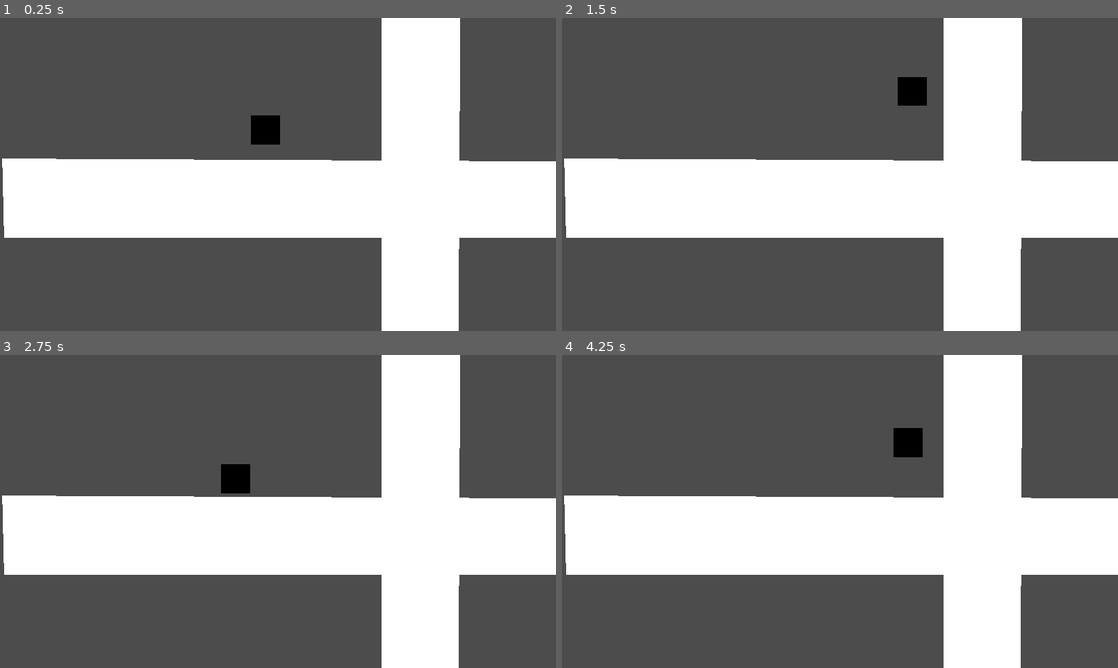
Above: before the commit, frames 1-4 (two rows, left to right).
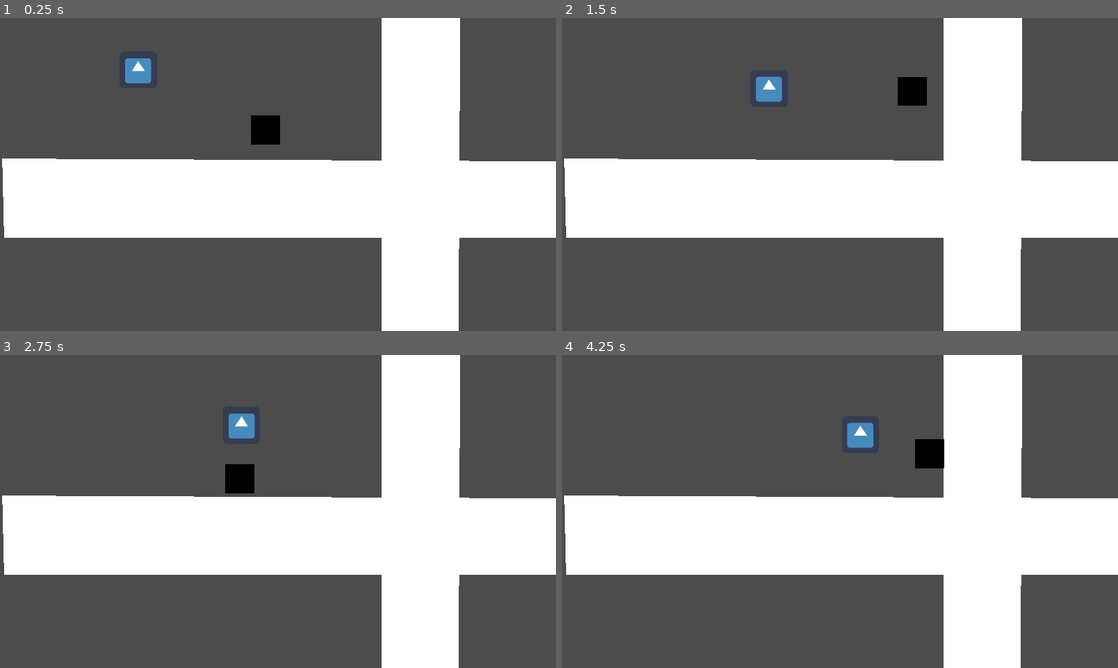
Above: after the commit, the same moments.

Repository: gabs-passarinho-garcia/moonLightJamPWojeto
Game: Godot game, scene res://menus/main_menu.tscn
Same seed, same stepped clock (60 frames per second), same inputs: the game is played once before the commit and once after it. The engine's default icon, where the game draws it, is replaced by a stand-in: a white triangle on a blue panel in a dark square.
Inputs:
- Up to frame 1 (0.25 s): no input
- Up to frame 2 (1.5 s): hold D (right) from 0.53 s (still down); tap W (jump) at 0.6, 0.77, 1.07, 1.35 s
- Up to frame 3 (2.75 s): tap W (jump) at 1.52, 1.82, 2.1 s; release D (right) at 2.03 s; hold A (left) from 2.03 s (still down)
- Up to frame 4 (4.25 s): release A (left) at 2.78 s; hold D (right) from 2.78 s (still down); tap W (jump) at 2.85, 3.02, 3.32, 3.6, 3.77, 4.07 s

The runs differ from the first frame. In frame 1, 0.4% of the frame differs, in the area x 22-28%, y 12-21%; in frame 2, 0.4%; in frame 3, 0.5%; in frame 4, 1.2%, in the area x 51-69%, y 21-37%.

Commit message:
correcao wall jump e codigo do morcego

Diff:
--- /dev/null
+++ b/pwojeto/Scenes/Bat.tscn
@@ -0,0 +1,47 @@
+[gd_scene load_steps=6 format=2]
+
+[ext_resource path="res://Scripts/Morcego.gd" type="Script" id=1]
+[ext_resource path="res://icon.png" type="Texture" id=2]
+
+[sub_resource type="RectangleShape2D" id=4]
+extents = Vector2( 61.4362, 60.6278 )
+
+[sub_resource type="SpriteFrames" id=2]
+animations = [ {
+"frames": [ ExtResource( 2 ) ],
+"loop": true,
+"name": "default",
+"speed": 5.0
+}, {
+"frames": [  ],
+"loop": true,
+"name": "New Anim",
+"speed": 5.0
+} ]
+
+[sub_resource type="CircleShape2D" id=3]
+radius = 655.591
+
+[node name="Bat" type="KinematicBody2D"]
+script = ExtResource( 1 )
+
+[node name="CollisionShape2D" type="CollisionShape2D" parent="."]
+shape = SubResource( 4 )
+
+[node name="AnimatedSprite" type="AnimatedSprite" parent="."]
+scale = Vector2( 2, 2 )
+frames = SubResource( 2 )
+playing = true
+
+[node name="Range" type="Area2D" parent="."]
+
+[node name="CollisionShape2D" type="CollisionShape2D" parent="Range"]
+shape = SubResource( 3 )
+
+[node name="RayCast2D" type="RayCast2D" parent="."]
+
+[node name="KnockbackTimer" type="Timer" parent="."]
+wait_time = 0.1
+one_shot = true
+[connection signal="body_entered" from="Range" to="." method="_on_Area2D_body_entered"]
+[connection signal="body_exited" from="Range" to="." method="_on_Range_body_exited"]
--- a/pwojeto/Scenes/Character.tscn
+++ b/pwojeto/Scenes/Character.tscn
@@ -7,7 +7,9 @@
 
 [sub_resource type="AnimatedTexture" id=2]
 
-[node name="Character" type="KinematicBody2D"]
+[node name="Character" type="KinematicBody2D" groups=[
+"character",
+]]
 script = ExtResource( 1 )
 
 [node name="CollisionShape2D" type="CollisionShape2D" parent="."]
--- a/pwojeto/Scripts/Character.gd
+++ b/pwojeto/Scripts/Character.gd
@@ -56,6 +56,7 @@
 		$WallJumpTimer.start()
 		damage(wall_jump_cost)
 		has_wall_jump=false
+		$Sprite.flip_h=(not $Sprite.flip_h)
 func damage(damage):
 	life-=damage
 	if life<0:
--- /dev/null
+++ b/pwojeto/Scripts/Morcego.gd
@@ -0,0 +1,39 @@
+extends KinematicBody2D
+var alvo=null
+var velocity=Vector2(0,0)
+var SPEED=200
+var DAMAGE=25
+var knockback_speed=1000
+func _physics_process(delta):
+	if alvo!=null and $KnockbackTimer.is_stopped():
+		velocity=alvo.global_position-global_position
+		velocity=velocity.normalized()*SPEED
+	elif $KnockbackTimer.is_stopped():
+		velocity=Vector2(0,0)
+	var collision=move_and_collide(velocity*delta)
+	if collision and collision.collider.is_in_group("character"):
+		collision.collider.damage(DAMAGE)
+		knockback()
+	if velocity.x<0 and $AnimatedSprite.flip_h==true:
+		$AnimatedSprite.flip_h=false
+	elif velocity.x>0 and $AnimatedSprite.flip_h==false:
+		$AnimatedSprite.flip_h=true
+
+func _on_Area2D_body_entered(body):
+	if body.is_in_group("character"):
+		$RayCast2D.set_cast_to(body.global_position-global_position)
+		$RayCast2D.force_raycast_update()
+		if $RayCast2D.get_collider()==body:
+			alvo=body
+
+func _on_Range_body_exited(body):
+	if body.is_in_group("character"):
+		alvo=null
+
+func hit():
+	queue_free()
+
+func knockback():
+	velocity*=-1
+	velocity=velocity.normalized()*knockback_speed
+	$KnockbackTimer.start()
--- a/pwojeto/menus/main_menu.tscn
+++ b/pwojeto/menus/main_menu.tscn
@@ -1,6 +1,7 @@
-[gd_scene load_steps=3 format=2]
+[gd_scene load_steps=4 format=2]
 
 [ext_resource path="res://Scenes/Character.tscn" type="PackedScene" id=1]
+[ext_resource path="res://Scenes/Bat.tscn" type="PackedScene" id=2]
 
 [sub_resource type="RectangleShape2D" id=1]
 extents = Vector2( 999.985, 178.658 )
@@ -31,3 +32,6 @@
 
 [node name="Character" parent="." instance=ExtResource( 1 )]
 position = Vector2( 917.5, 348.13 )
+
+[node name="Bat" parent="." instance=ExtResource( 2 )]
+position = Vector2( 434.948, 160.965 )
